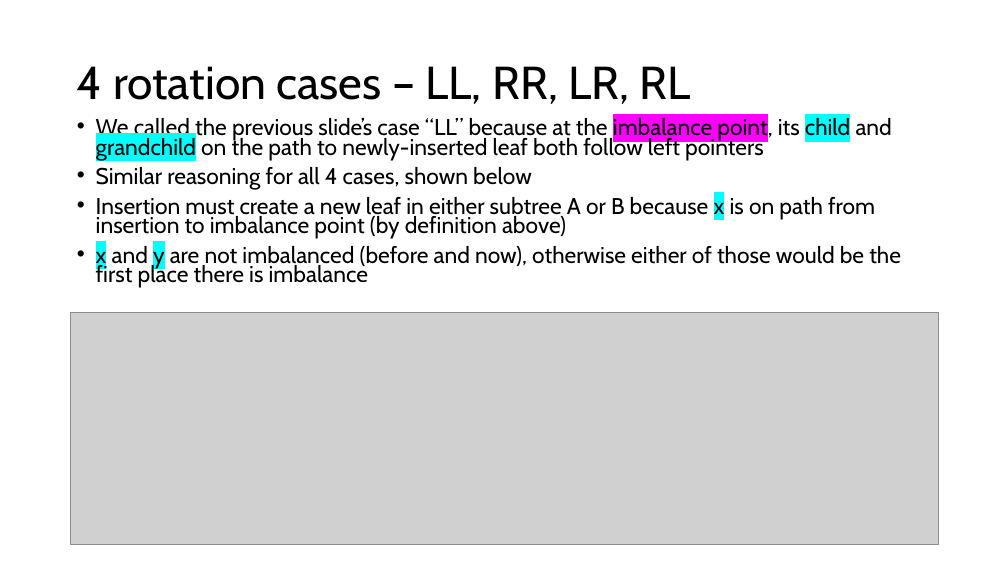
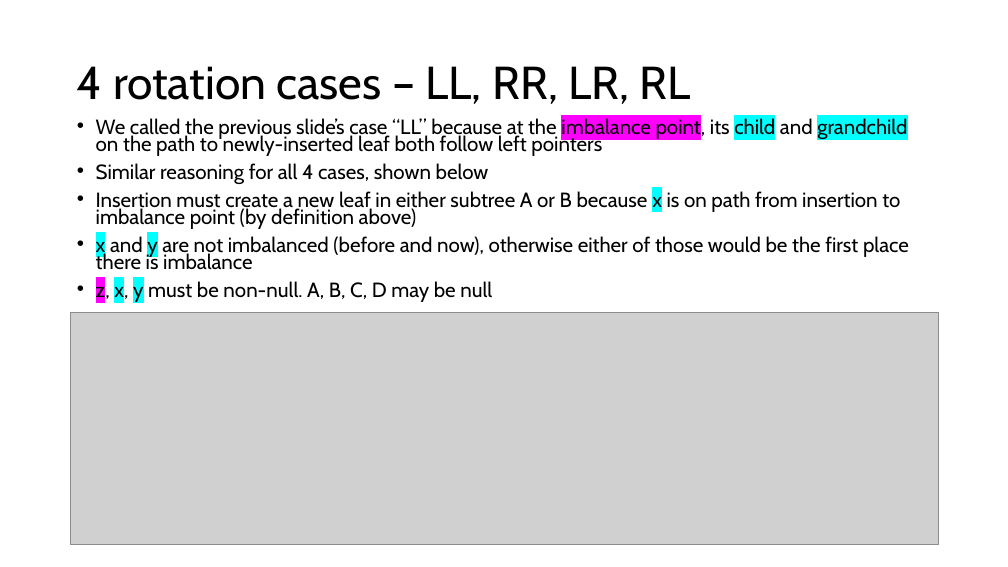
Before and after one commit to comp210ss2/comp210ss2.github.io, a slide deck: slide 13 of slides/L14_15_avl.pptx. Drawn at 1008x567 pixels with LibreOffice and Linux fonts; fonts in the diff are those of the drawing; grey boxes stand for pictures. Boxes give left, top, right and bottom in pixels: in the first picture for what was removed or moved away, otherwise in the second. Text is boxed around its words. In the diff, an @@ line names an element or a change of style, - is before the commit and + after.

Commit message:
Update L14_L15 slides, case recog alg and update remove instructions

```diff
--- a/slides/L14_15_avl.pptx
+++ b/slides/L14_15_avl.pptx
@@ text at bbox=[96, 117, 909, 270]: size 21.7 to 19.6 pt @@
@@ text at bbox=[96, 279, 492, 302]: paragraph added @@
+• z, x, y must be non-null. A, B, C, D may be null
```
Also in this commit, not shown: 4 other slides changed, 1 slide added, 1 other file.
